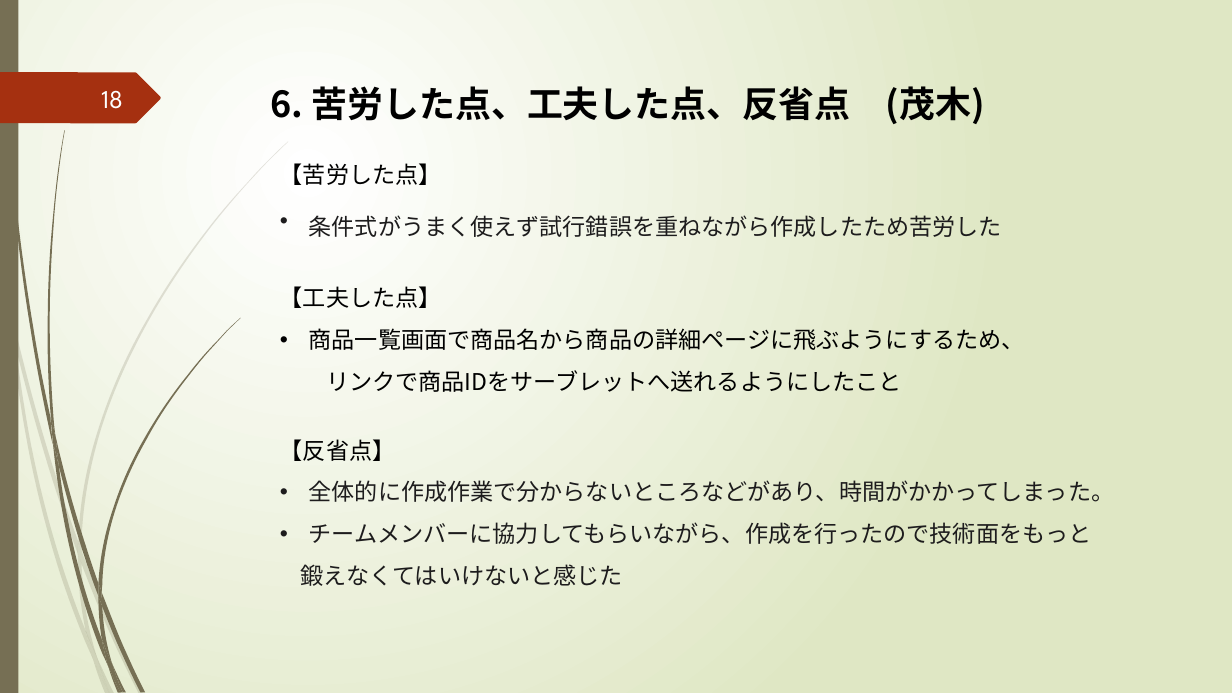
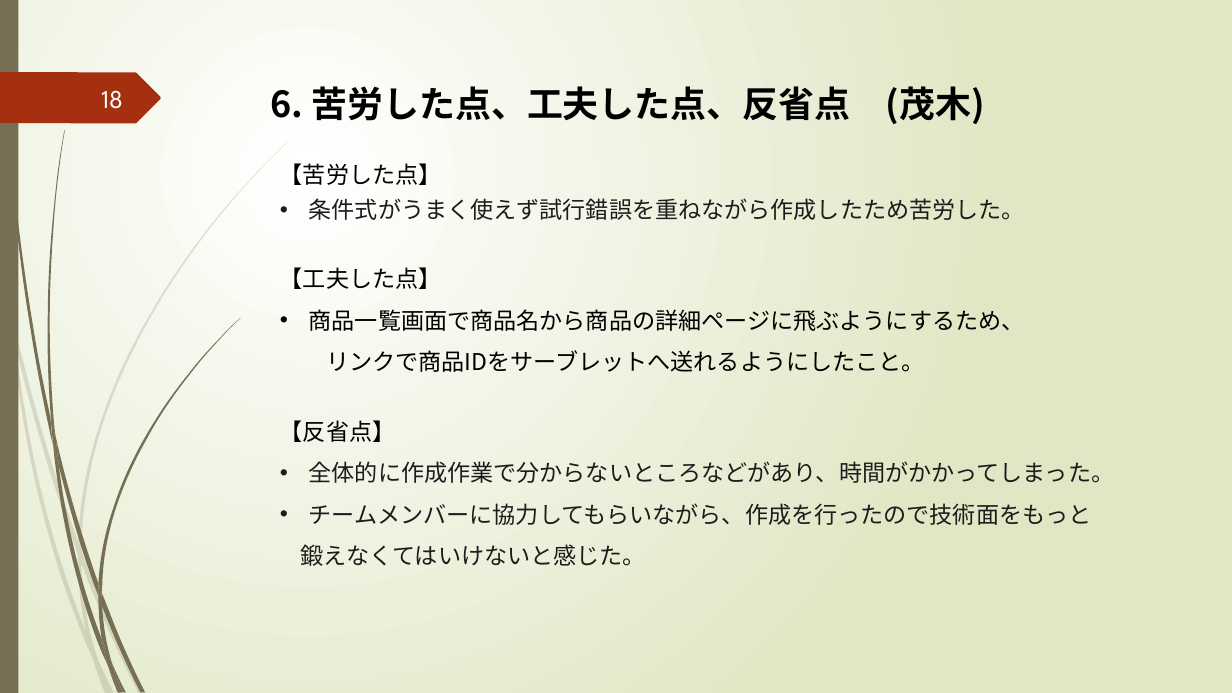
Before and after one commit to k-kuru/team_develop, a slide deck: slide 18 of 05_チーム開発演習_発表会資料/05_チーム開発演習_発表会資料_チーム3.pptx. Drawn at 1232x693 pixels with LibreOffice and Linux fonts; fonts in the diff are those of the drawing. Boxes give left, top, right and bottom in pixels: in the first picture for what was removed or moved away, otherwise in the second. Text is boxed around its words. In the diff, an @@ line names an element or a change of style, - is before the commit and + after.

```diff
--- a/05_チーム開発演習_発表会資料/05_チーム開発演習_発表会資料_チーム3.pptx
+++ b/05_チーム開発演習_発表会資料/05_チーム開発演習_発表会資料_チーム3.pptx
@@ text at (309, 195, 1025, 220): text changed; font Courier New to Noto Sans CJK JP @@
-• 条件式がうまく使えず試行錯誤を重ねながら作成したため苦労した
+• 条件式がうまく使えず試行錯誤を重ねながら作成したため苦労した。
@@ text at (326, 350, 925, 372): text changed @@
-リンクで商品IDをサーブレットへ送れるようにしたこと
+リンクで商品IDをサーブレットへ送れるようにしたこと。
@@ text at (301, 544, 646, 566): text changed @@
-鍛えなくてはいけないと感じた
+鍛えなくてはいけないと感じた。
```
Also in this commit, not shown: 2 other slides changed.
